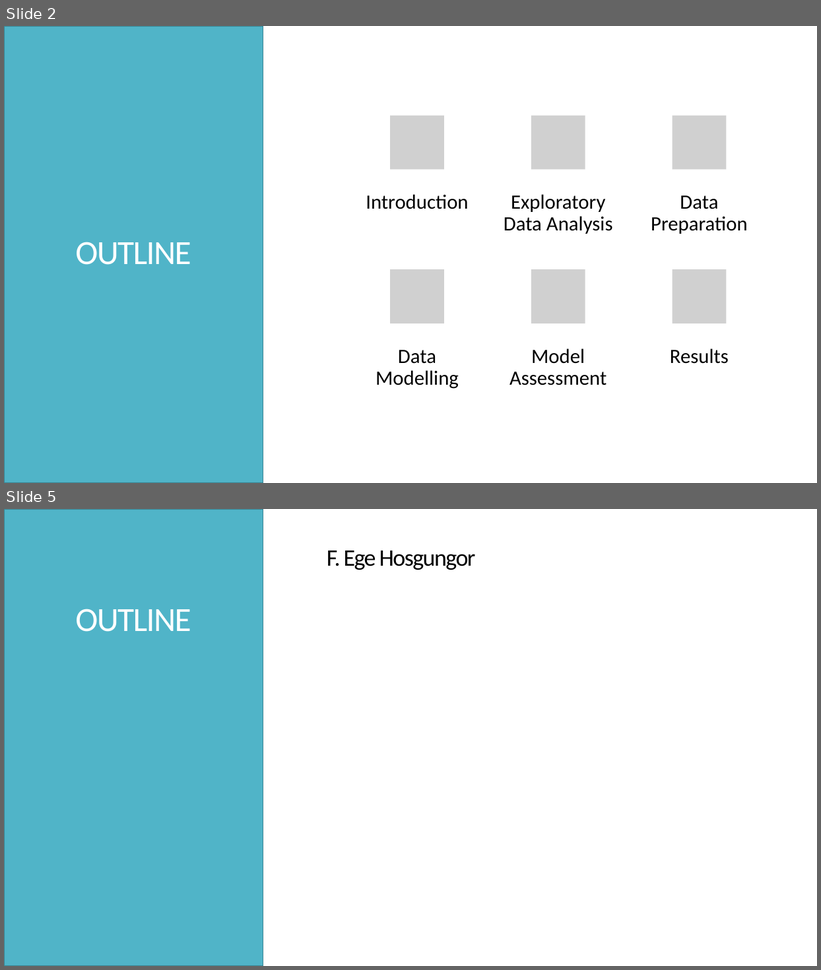
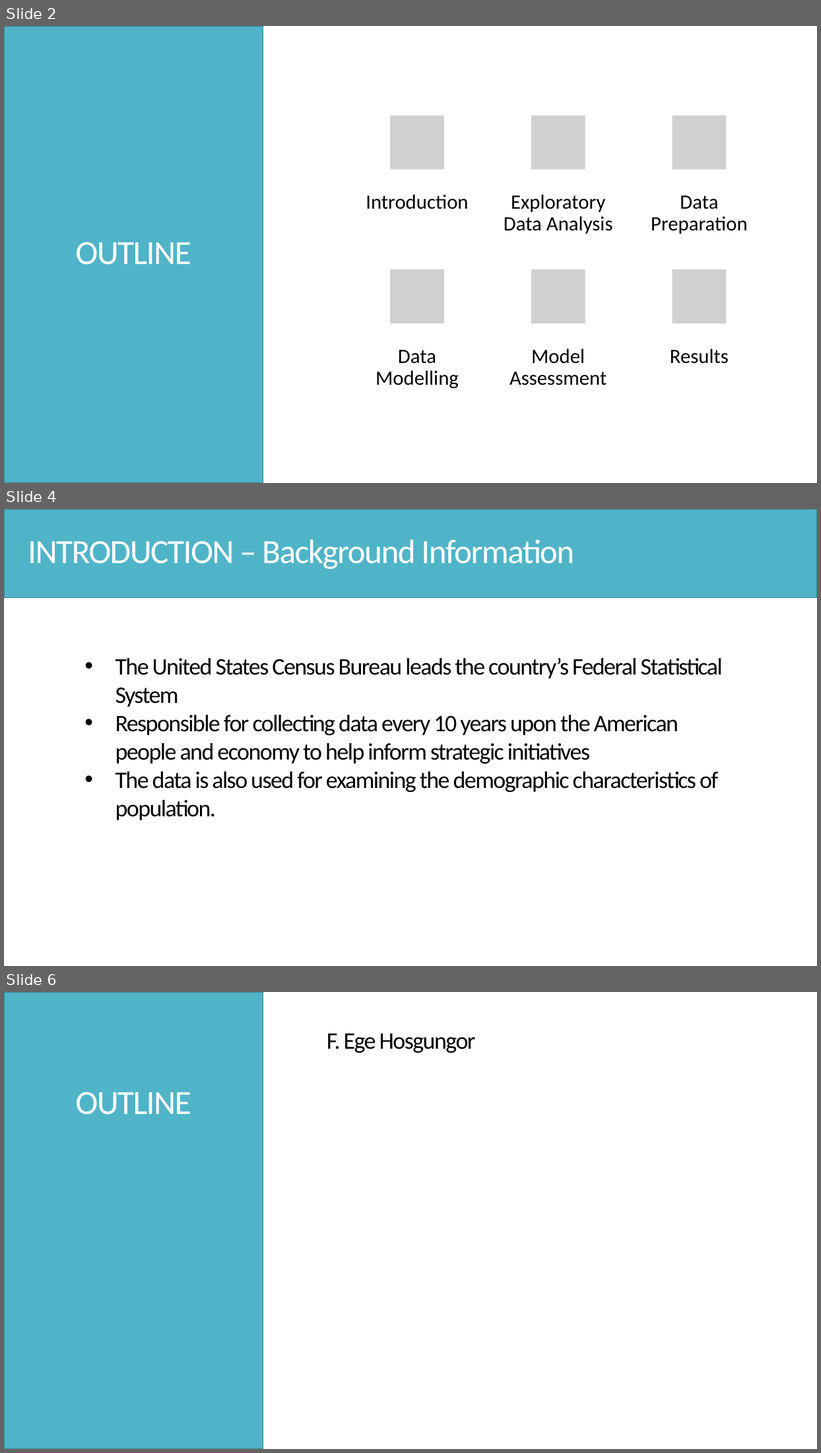
Before and after one commit to Hsgngr/dataiku_income_classification, a slide deck: Task_Presentation.pptx. Shown one above the other, each under a label of ours: slides 2 and 5 before the commit, slides 2, 4 and 6 after it; the slides between them are not shown. The pictures are 821x970 and 821x1453 pixels, drawn with LibreOffice and Linux fonts; fonts in the diff are those of the drawing; grey boxes stand for pictures. Boxes give left, top, right and bottom in pixels: in the first picture for what was removed or moved away, otherwise in the second. Text is boxed around its words. In the diff, an @@ line names an element or a change of style, - is before the commit and + after.

```diff
--- a/Task_Presentation.pptx
+++ b/Task_Presentation.pptx
@@ slide 4 added at box(4, 509, 817, 966), background #FFFFFF @@
@@ rectangle added at box(4, 509, 817, 598), fill #50B4C8, outline #3B8594 1 pt @@
@@ text added at box(28, 539, 574, 569), 40 pt, text #FFFFFF @@
+INTRODUCTION – Background Information
@@ text added at box(116, 658, 723, 821), 28 pt, text #000000 @@
+• The United States Census Bureau leads the country’s Federal Statistical System
+• Responsible for collecting data every 10 years upon the American people and economy to help inform strategic initiatives
+• The data is also used for examining the demographic characteristics of population.
@@ what was slide 5 is now slide 6 @@
```
Also in this commit, not shown: 1 slide changed, 1 other slide added, 1 slide removed.
